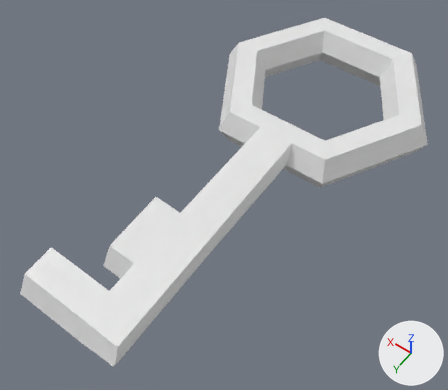
Before and after pictures for a commit that changed the Blender file Tronology .blend.
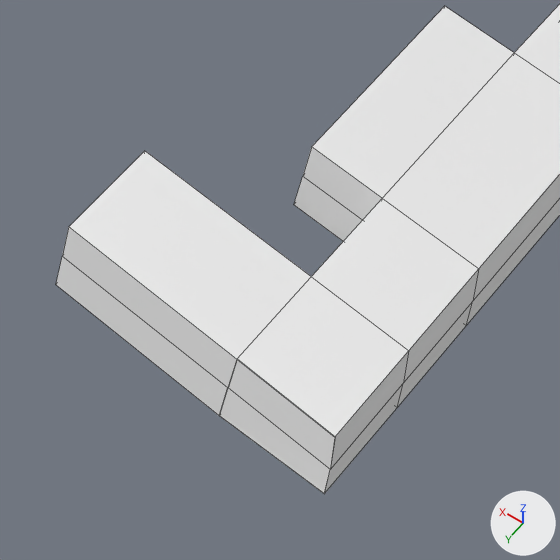
Each version is shown whole from a 50 mm camera at (-2.07, 4.77, 4.74) aimed at (0.15, 1.66, -0.15), then close up on the part from 0% to 44% of the width and 50% to 100% of the height. Every picture has the same lights, and +X, +Y and +Z are marked at lower right. The first two pictures are the older version. The close-ups show mesh edges as thin lines.
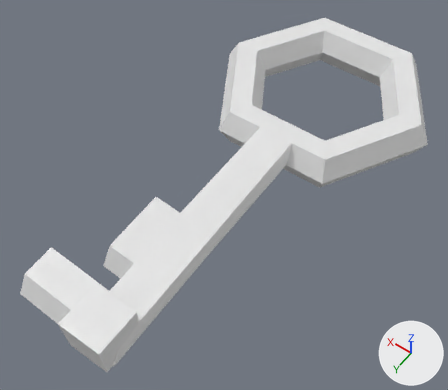
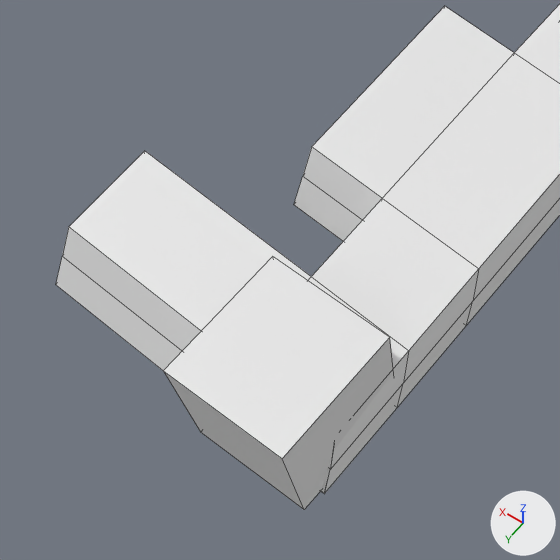
The newer file is also turned or shifted as a whole; pictures and numbers use the older file's frame.

What differs and where, as boxes (x1, y1, x2, y2) in the close-ups (560 x 560 px):
'Torus', reshaped: before (56, 4, 560, 494); after (56, 4, 560, 510)
part 1 of me_torus_001, added: after (163, 257, 394, 510)

Patch to the scene script:
```diff
--- a/Tronology .blend.py
+++ b/Tronology .blend.py
@@ me_torus_001 @@
 # used by ob_torus; location = (0.0, 0.0, 0.0)
 # verts and faces of me_torus_001; kept vertices keep their numbers, new ones are numbered from 187
-me_torus_001.from_pydata(...)  # 187 vertices, 186 faces, 1 loose edge; spans x -1.25..1.25, y -1.08..3.63, z -0.22..0.22
+me_torus_001.from_pydata(...)  # 195 vertices, 192 faces, 1 loose edge; spans x -1.25..1.25, y -1.08..3.72, z -0.22..0.22
+# me_torus_001 part 1
+verts[187] = (-0.13, 3.29, -0.19)
+verts[188] = (0.3, 3.72, 0.22)  # pixel (163, 370)
+verts[189] = (-0.15, 3.28, 0.22)  # pixel (389, 337)
+verts[190] = (-0.13, 3.7, -0.19)  # pixel (304, 509)
+verts[191] = (-0.15, 3.72, 0.22)  # pixel (282, 458)
+verts[192] = (0.28, 3.29, -0.19)
+verts[193] = (0.3, 3.28, 0.22)  # pixel (272, 256)
+verts[194] = (0.28, 3.7, -0.19)  # pixel (200, 432)
+faces += [(187, 192, 194, 190), (187, 190, 191, 189), (188, 194, 192, 193), (188, 191, 190, 194), (188, 193, 189, 191), (187, 189, 193, 192)]
```
